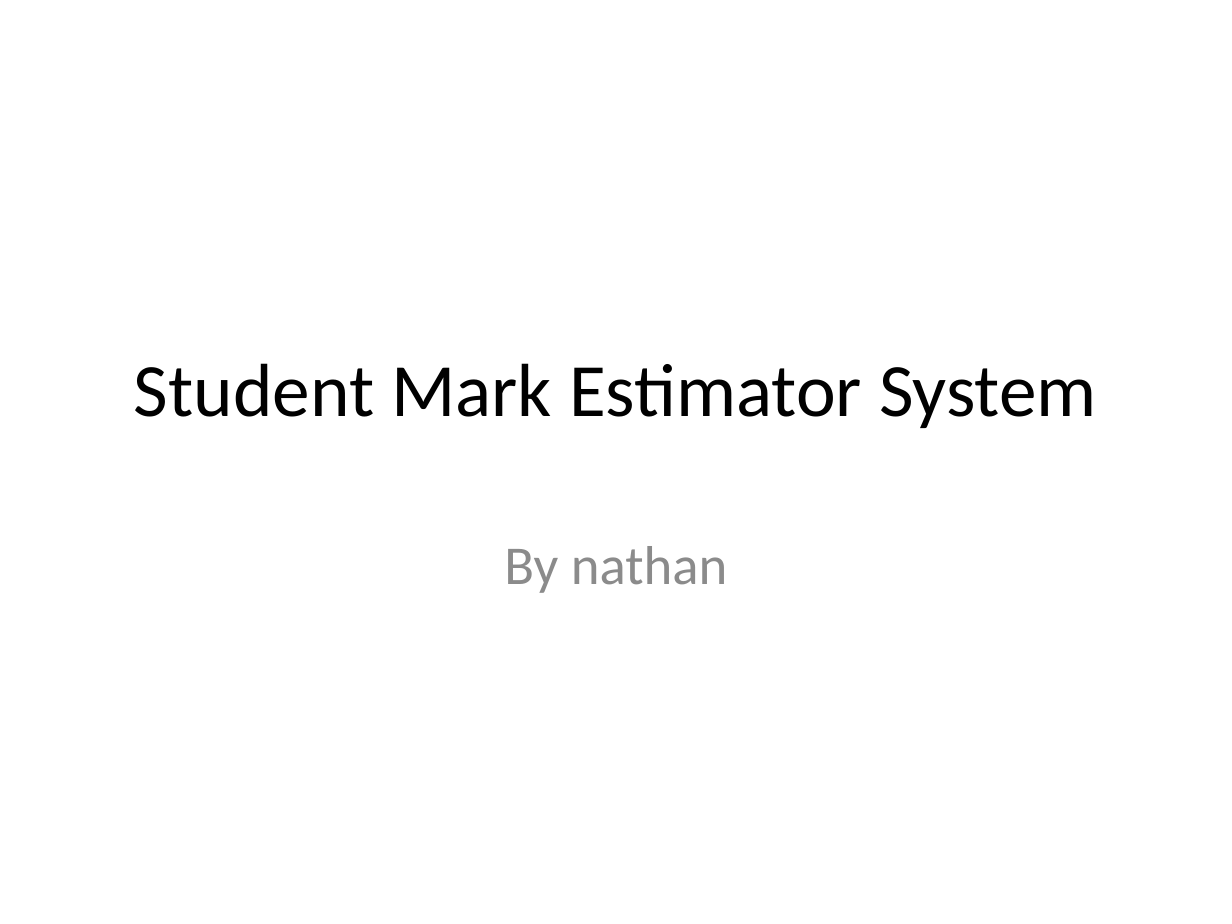
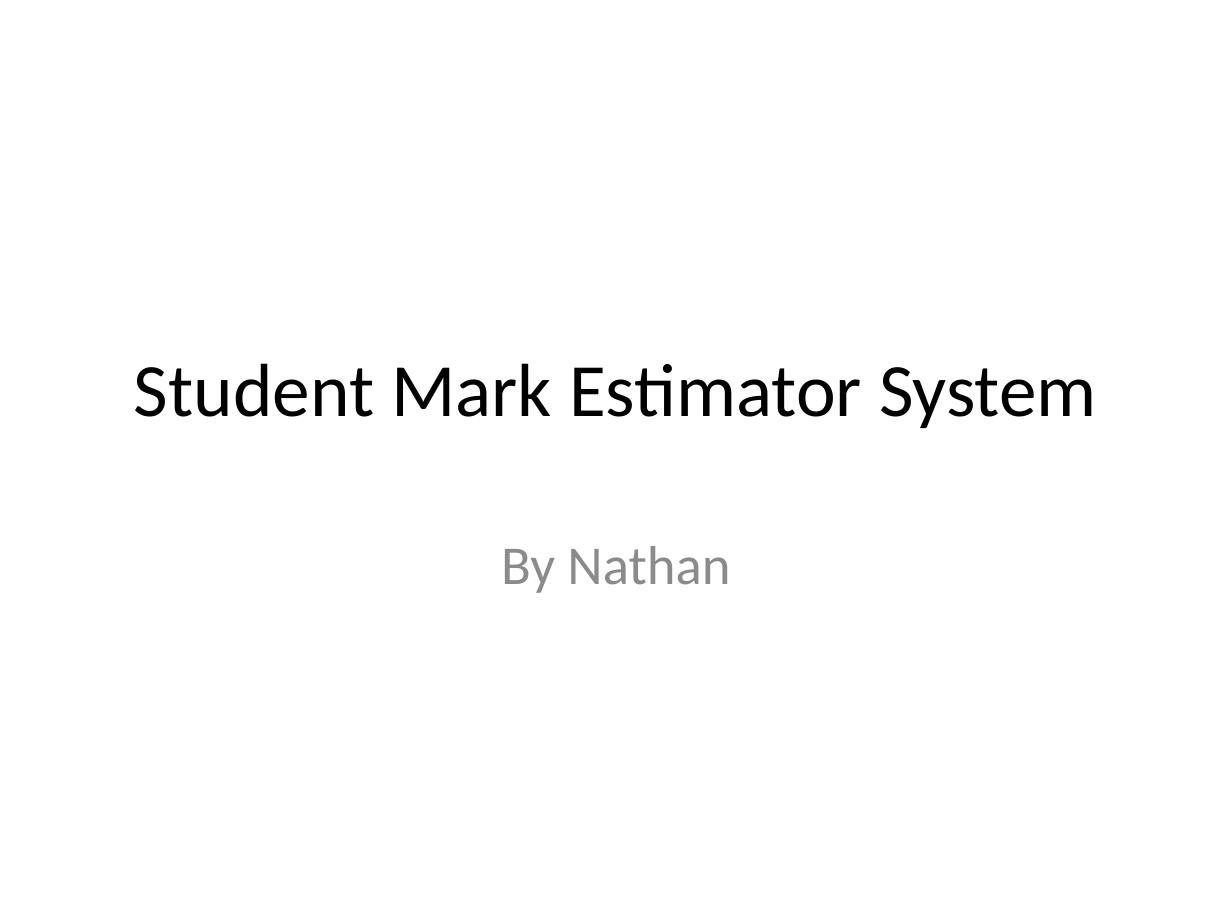
Before and after one commit to sproc-ket/Software_Engineering_AT3, a slide deck: slide 1 of 0_DOCUMENTATION/presentation.pptx. Drawn at 1232x924 pixels with LibreOffice and Linux fonts; fonts in the diff are those of the drawing. Boxes give left, top, right and bottom in pixels: in the first picture for what was removed or moved away, otherwise in the second. Text is boxed around its words. In the diff, an @@ line names an element or a change of style, - is before the commit and + after.

```diff
--- a/0_DOCUMENTATION/presentation.pptx
+++ b/0_DOCUMENTATION/presentation.pptx
@@ subtitle at (x1=501, y1=546, x2=730, y2=593): text changed @@
-By nathan
+By Nathan
```
Also in this commit, not shown: 1 other file.
